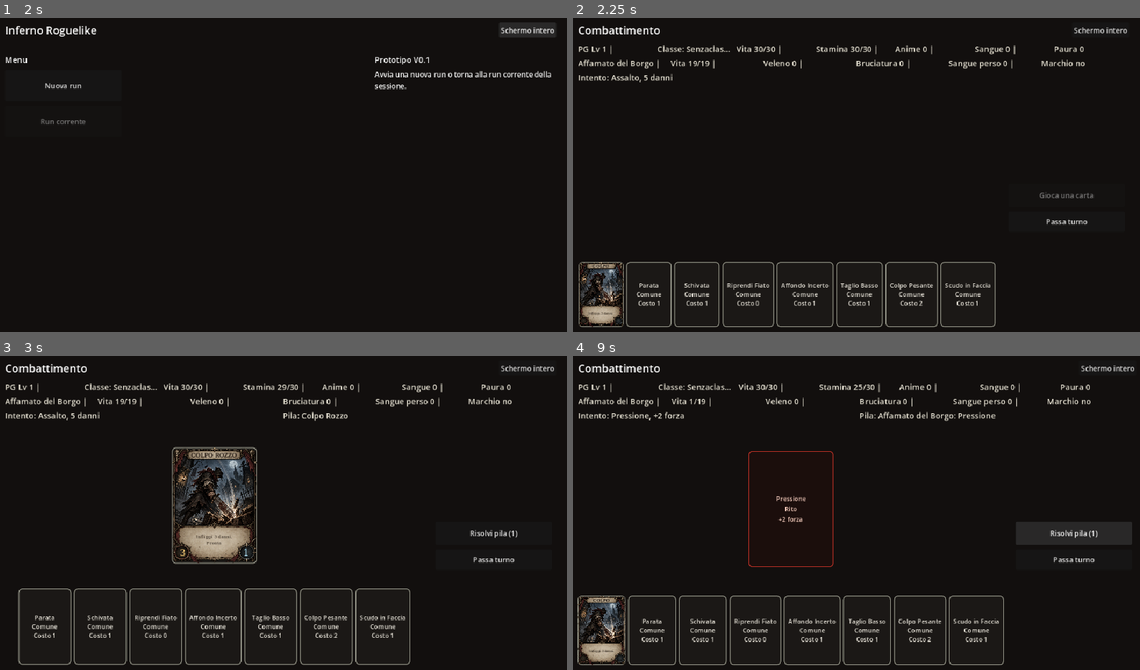
Above: before the commit, frames 1-4 (two rows, left to right).
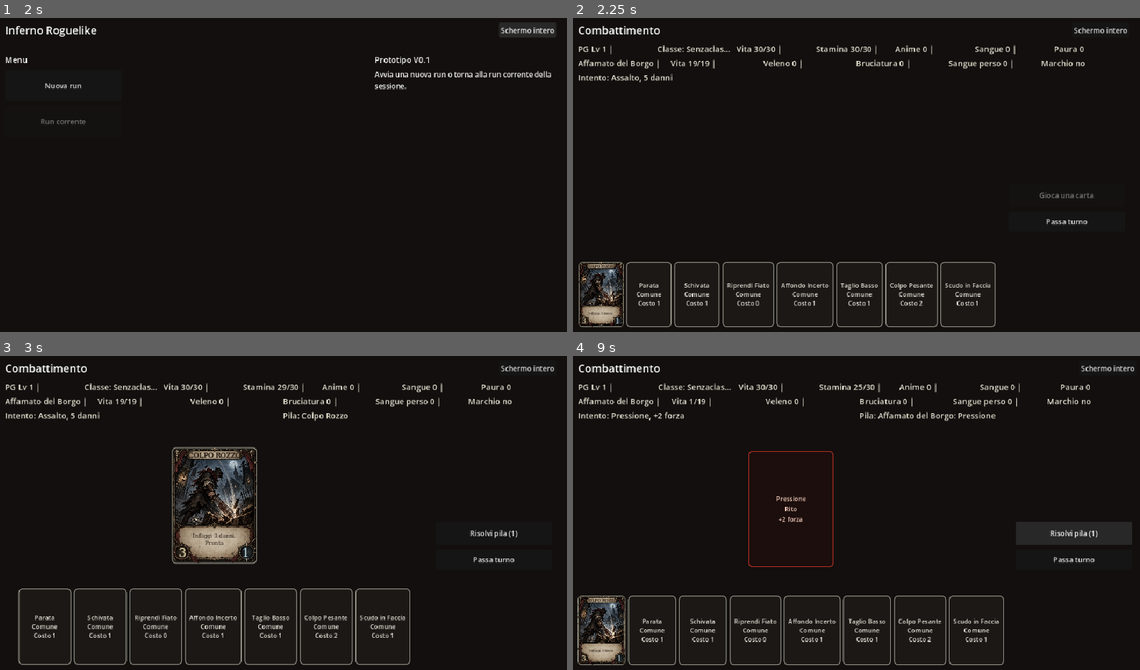
Above: after the commit, the same moments.

Repository: Chivas1504/Gioco
Game: Godot game, scene res://scenes/main.tscn
Same seed, same stepped clock (60 frames per second), same inputs: the game is played once before the commit and once after it.
Inputs:
- Up to frame 1 (2 s): click "Schermo intero" at 0.5 s; click "Finestra" at 1.25 s
- Up to frame 2 (2.25 s): click "Nuova run" at 2 s
- Up to frame 3 (3 s): click "COLPO ROZZO" at 2.75 s
- Up to frame 4 (9 s): click "Parata Comune Costo 1" at 3.5 s; click "Schivata Comune Costo 1" at 4.25 s; click "Riprendi Fiato Comune Costo 0" at 5 s; click "Affondo Incerto Comune Costo 1" at 5.75 s; click "Taglio Basso Comune Costo 1" at 6.5 s; click "Colpo Pesante Comune Costo 2" at 7.25 s; click "Scudo in Faccia Comune Costo 1" at 8 s; click "Risolvi pila (8)" at 8.75 s

Frame 1 is identical in both runs. In frame 2, less than 0.1% of the frame differs, in the area x 1-9%, y 78-98%; in frame 3, 0.2%, in the area x 31-44%, y 30-65%; in frame 4, less than 0.1%.

Commit message:
Rifinisci overlay testo carta in mano

Diff:
--- a/scripts/main.gd
+++ b/scripts/main.gd
@@ -1400,7 +1400,7 @@
 	return true
 
 
-func _add_card_art_overlay(parent: Control, card_id: String, color: Color, font_size: int, action_text: String = "", cost_override: int = -1) -> void:
+func _add_card_art_overlay(parent: Control, card_id: String, color: Color, _font_size: int, action_text: String = "", cost_override: int = -1) -> void:
 	var card: Dictionary = GameDatabase.get_card(card_id)
 	if card.is_empty():
 		return
@@ -1412,11 +1412,24 @@
 		effect_text = "%s\n%s" % [effect_text, action_text]
 	var cost: int = cost_override if cost_override >= 0 else _get_card_base_cost_for_overlay(card)
 	var damage_text: String = _get_card_damage_text(card, level)
-
-	_add_card_art_text(parent, title_text.to_upper(), Rect2(0.16, 0.034, 0.68, 0.072), Color(0.20, 0.14, 0.10), max(8, font_size - 1), HORIZONTAL_ALIGNMENT_CENTER, VERTICAL_ALIGNMENT_CENTER, "title")
-	_add_card_art_text(parent, effect_text, Rect2(0.16, 0.722, 0.68, 0.155), Color(0.12, 0.085, 0.055), max(7, font_size - 4), HORIZONTAL_ALIGNMENT_CENTER, VERTICAL_ALIGNMENT_CENTER, "body")
-	_add_card_art_text(parent, damage_text, Rect2(0.045, 0.858, 0.16, 0.105), Color(1.0, 0.82, 0.48), max(17, font_size + 8), HORIZONTAL_ALIGNMENT_CENTER, VERTICAL_ALIGNMENT_CENTER, "number")
-	_add_card_art_text(parent, "%d" % cost, Rect2(0.795, 0.858, 0.16, 0.105), Color(0.72, 0.92, 1.0), max(17, font_size + 8), HORIZONTAL_ALIGNMENT_CENTER, VERTICAL_ALIGNMENT_CENTER, "number")
+	var overlay_scale: float = _get_card_overlay_scale(parent)
+	var title_size: int = clampi(roundi(15.0 * overlay_scale), 8, 16)
+	var body_size: int = clampi(roundi(12.0 * overlay_scale), 6, 12)
+	var number_size: int = clampi(roundi(30.0 * overlay_scale), 15, 28)
+
+	_add_card_art_text(parent, title_text.to_upper(), Rect2(0.14, 0.029, 0.72, 0.090), Color(0.18, 0.115, 0.075), title_size, HORIZONTAL_ALIGNMENT_CENTER, VERTICAL_ALIGNMENT_CENTER, "title")
+	_add_card_art_text(parent, effect_text, Rect2(0.16, 0.715, 0.68, 0.165), Color(0.105, 0.070, 0.045), body_size, HORIZONTAL_ALIGNMENT_CENTER, VERTICAL_ALIGNMENT_CENTER, "body")
+	_add_card_art_text(parent, damage_text, Rect2(0.025, 0.840, 0.205, 0.145), Color(1.0, 0.93, 0.72), number_size, HORIZONTAL_ALIGNMENT_CENTER, VERTICAL_ALIGNMENT_CENTER, "number")
+	_add_card_art_text(parent, "%d" % cost, Rect2(0.770, 0.840, 0.205, 0.145), Color(0.80, 0.94, 1.0), number_size, HORIZONTAL_ALIGNMENT_CENTER, VERTICAL_ALIGNMENT_CENTER, "number")
+
+
+func _get_card_overlay_scale(parent: Control) -> float:
+	var card_size: Vector2 = parent.size
+	if card_size.y <= 1.0:
+		card_size = parent.custom_minimum_size
+	if card_size.y <= 1.0:
+		card_size = Vector2(CARD_WIDTH, CARD_HEIGHT)
+	return clamp(card_size.y / float(CARD_HEIGHT), 0.55, 1.15)
 
 
 func _add_card_art_text(parent: Control, text: String, anchor_rect: Rect2, color: Color, font_size: int, horizontal: HorizontalAlignment, vertical: VerticalAlignment, font_role: String = "body") -> void:
@@ -1465,7 +1478,7 @@
 		return 0
 	if font_role == "title":
 		return 1
-	return 3
+	return 2
 
 
 func _get_card_damage_text(card: Dictionary, level: int) -> String:
